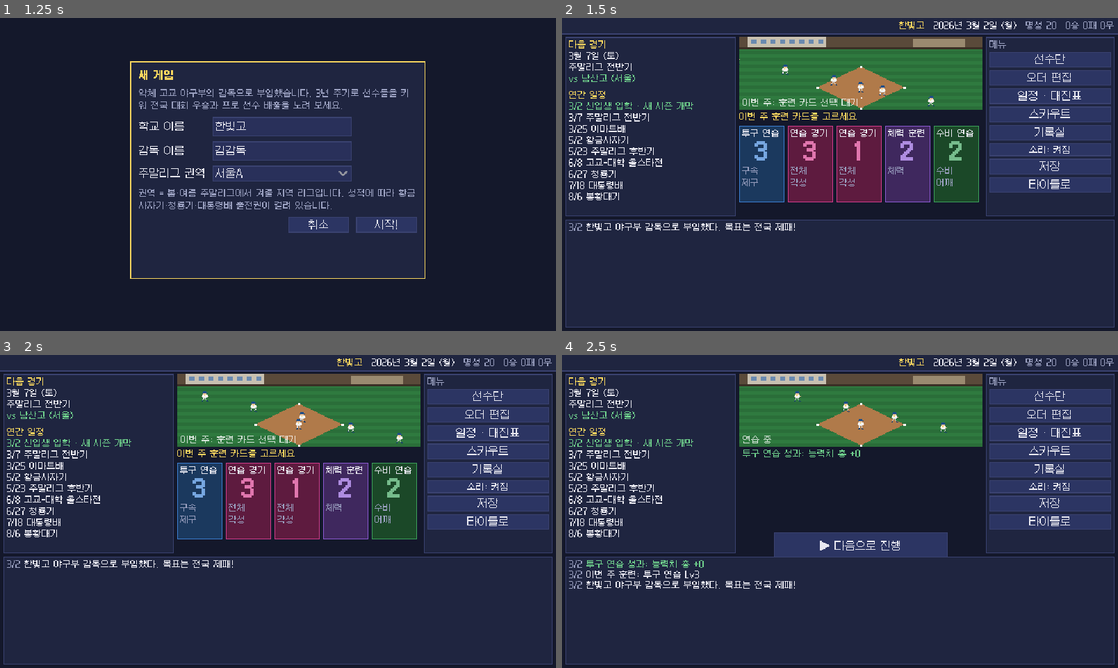
Above: before the commit, frames 1-4 (two rows, left to right).
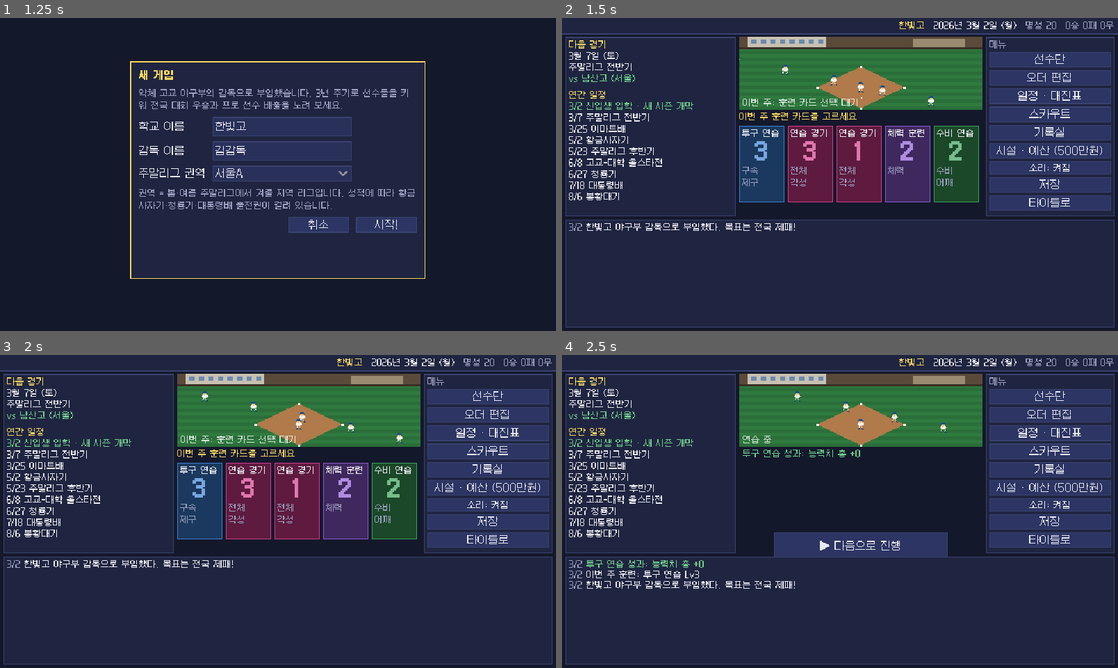
Above: after the commit, the same moments.

Repository: MintSiru/test
Game: Godot game, scene res://scenes/main.tscn
The game is run twice, just before and just after one commit, with the same random seed, the same clock (stepped at 60 frames per second) and the same inputs.
Inputs (mouse positions are in pixels of both pictures, inside the frame that each line leads up to):
- Up to frame 1 (1.25 s): click "새 게임" at 0.5 s
- Up to frame 2 (1.5 s): click "시작!" at 1.25 s
- Up to frame 3 (2 s): no input
- Up to frame 4 (2.5 s): click (762, 502) at 2.02 s

Frame 1 is identical in both runs. In frame 2, 1.7% of the frame differs, in the area x 76-99%, y 40-62%; in frame 3, 1.7%; in frame 4, 1.7%.

Commit message:
시설 · 예산 시스템
- 예산: 매월 후원회 지원금(명성 비례), 전국대회 격려금, 프로 지명 OB 기부금
- 시설 6종(웨이트장, 실내 타격장, 불펜, 그라운드, 기숙사, 전력 분석실) Lv0~3
  성장 배율(+20%/Lv), 부상 위험 감소, 스카우트 효과, 상대 전력·유망주 정보, 미팅 각성 확률
- 기본 성장률 10% 하향: 5년 시뮬레이션에서 시설 투자 시 전국 1위 도달이 1년 빨라지도록 조정
- Godot 시설 화면, 경기 준비 화면 분석실 정보, 웹 확인 UI 시설 탭, 구버전 세이브 호환

Co-Authored-By: Claude Opus 5.5 <noreply@anthropic.com>
Claude-Session: https://claude.ai/code/session_018CxDwMLc1KRy2YJTqnPn7j

Diff:
--- /dev/null
+++ b/game/data/facilities.json
@@ -0,0 +1,16 @@
+{
+ "note": "금액 단위: 만원. 레벨 0~3. growth 는 레벨당 해당 능력치 주간 훈련 성장 배율 증가분",
+ "startBudget": 500,
+ "monthlyBase": 100,
+ "monthlyPerReputation": 4,
+ "prizes": {"우승": 1000, "준우승": 500, "4강": 300, "8강": 150},
+ "draftDonation": 200,
+ "facilities": [
+  {"key": "weight", "name": "웨이트 트레이닝장", "desc": "파워·스태미나 성장", "stats": ["power", "stamina"], "growth": 0.2, "costs": [800, 1600, 3000]},
+  {"key": "cage", "name": "실내 타격 연습장", "desc": "컨택·선구안 성장", "stats": ["contact", "eye"], "growth": 0.2, "costs": [800, 1600, 3000]},
+  {"key": "bullpen", "name": "불펜 · 투구 분석기", "desc": "구속·제구·변화구 성장", "stats": ["velo", "control", "breaking"], "growth": 0.2, "costs": [900, 1800, 3200]},
+  {"key": "ground", "name": "그라운드 정비", "desc": "수비·어깨·주력 성장, 부상 위험 감소", "stats": ["fielding", "arm", "speed"], "growth": 0.2, "costs": [700, 1400, 2600]},
+  {"key": "dorm", "name": "야구부 기숙사", "desc": "스카우트 방문 효과 증가, 피로 회복", "stats": [], "growth": 0, "costs": [1000, 2000, 3500]},
+  {"key": "analysis", "name": "전력 분석실", "desc": "상대 전력·유망주 정보 공개, 작전 미팅 효과", "stats": [], "growth": 0, "costs": [600, 1200, 2400]}
+ ]
+}
--- a/game/scripts/autoload/game.gd
+++ b/game/scripts/autoload/game.gd
@@ -50,6 +50,11 @@
 	if typeof(d) != TYPE_DICTIONARY:
 		return false
 	state = normalize(d)
+	# 이전 버전 세이브 호환: 새로 생긴 항목 기본값
+	if not state.has("budget"):
+		state["budget"] = int(Facilities.data()["startBudget"])
+	if state.get("facilities") == null:
+		state["facilities"] = {}
 	current_match = null
 	return true
 
--- /dev/null
+++ b/game/scripts/core/facilities.gd
@@ -0,0 +1,72 @@
+class_name Facilities
+extends RefCounted
+## 학교 시설과 예산 (web/src/core/facilities.ts 이식, 원본 데이터 data/facilities.json, 금액 단위 만원)
+
+
+static func data() -> Dictionary:
+	return GameData.load_json("facilities")
+
+
+static func defs() -> Array:
+	return data()["facilities"]
+
+
+static func level(state: Dictionary, key: String) -> int:
+	var f = state.get("facilities")
+	if f == null:
+		return 0
+	return int(f.get(key, 0))
+
+
+static func level_of(fac, key: String) -> int:
+	if fac == null:
+		return 0
+	return int(fac.get(key, 0))
+
+
+## 주간 훈련 성장 배율
+static func growth(fac, k: String) -> float:
+	if fac == null:
+		return 1.0
+	var m := 1.0
+	for f in defs():
+		if k in f["stats"]:
+			m += f["growth"] * level_of(fac, f["key"])
+	return m
+
+
+static func upgrade_cost(state: Dictionary, key: String) -> int:
+	for f in defs():
+		if f["key"] == key:
+			var lv := level(state, key)
+			return -1 if lv >= f["costs"].size() else int(f["costs"][lv])
+	return -1
+
+
+static func upgrade(state: Dictionary, key: String) -> bool:
+	var cost := upgrade_cost(state, key)
+	if cost < 0 or int(state.get("budget", 0)) < cost:
+		return false
+	state["budget"] = int(state.get("budget", 0)) - cost
+	if state.get("facilities") == null:
+		state["facilities"] = {}
+	state["facilities"][key] = level(state, key) + 1
+	for f in defs():
+		if f["key"] == key:
+			state["news"].append({"date": state["date"], "kind": "good", "text": "%s Lv%d 완공! (-%d만원)" % [f["name"], state["facilities"][key], cost]})
+	return true
+
+
+static func monthly_income(state: Dictionary) -> void:
+	var d := data()
+	var amt := roundi(d["monthlyBase"] + state["reputation"] * d["monthlyPerReputation"])
+	state["budget"] = int(state.get("budget", 0)) + amt
+	state["news"].append({"date": state["date"], "kind": "info", "text": "후원회 지원금 +%d만원 (예산 %d만원)" % [amt, state["budget"]]})
+
+
+static func add_prize(state: Dictionary, result: String, label: String) -> void:
+	var amt := int(data()["prizes"].get(result, 0))
+	if amt <= 0:
+		return
+	state["budget"] = int(state.get("budget", 0)) + amt
+	state["news"].append({"date": state["date"], "kind": "good", "text": "%s %s 격려금 +%d만원" % [label, result, amt]})
--- a/game/scripts/core/scouting.gd
+++ b/game/scripts/core/scouting.gd
@@ -36,8 +36,8 @@
 		return "스카우트 행동력이 부족하다."
 	state["scoutPoints"] -= 1
 	pr["visits"] += 1
-	pr["revealed"] = mini(3, int(pr["revealed"]) + 1)
-	var gain := roundi(10 + state["reputation"] * 0.15 + rng.irange(0, 8) - pr["visits"] * 1.5)
+	pr["revealed"] = mini(3, int(pr["revealed"]) + 1 + (1 if pr["visits"] == 1 and Facilities.level(state, "analysis") > 0 else 0))
+	var gain := roundi(10 + state["reputation"] * 0.15 + rng.irange(0, 8) - pr["visits"] * 1.5 + 3 * Facilities.level(state, "dorm"))
 	pr["interest"] = clampi(pr["interest"] + maxi(3, gain), 0, 100)
 	return "%s 만나고 왔다. 입학 의향 %d%%" % [Text.josa(PlayerUtil.full_name(pr["player"]), "을/를"), pr["interest"]]
 
--- a/game/scripts/core/season.gd
+++ b/game/scripts/core/season.gd
@@ -188,6 +188,8 @@
 
 static func _day_start_events(state: Dictionary, rng: Rng) -> void:
 	var d: String = state["date"]
+	if d.ends_with("-01"):
+		Facilities.monthly_income(state)
 	for ev in Cal.year_events(state["year"]):
 		if ev["date"] != d:
 			continue
@@ -238,6 +240,10 @@
 	var roster := WorldGen.team_players(state, state["userTeamId"])
 	for p in state["players"].values():
 		Training.weekly_condition(p, rng)
+	var dorm := Facilities.level(state, "dorm")
+	if dorm > 0:
+		for p in roster:
+			p["fatigue"] = maxf(0.0, p["fatigue"] - 5 * dorm)
 	var ev := WeeklyEvents.roll(state, roster, rng)
 	if ev.has("news"):
 		state["news"].append(ev["news"])
@@ -271,7 +277,7 @@
 	var eff := card.duplicate()
 	eff["value"] = card["value"] * bonus
 	for p in WorldGen.team_players(state, state["userTeamId"]):
-		Training.train_player(p, eff, state["pros"], rng, report)
+		Training.train_player(p, eff, state["pros"], rng, report, false, state.get("facilities"))
 	state.erase("trainingBonus")
 	if card["kind"] == "scout":
 		state["scoutPoints"] = mini(8, int(state["scoutPoints"]) + 2)
@@ -383,6 +389,7 @@
 			if r != "" and (comp.get("champion") != null or res["winner"] != u):
 				comp["userResult"] = r
 				var def := Cal.comp_def(comp["key"])
+				Facilities.add_prize(state, r, def["short"])
 				if r == "우승":
 					state["reputation"] = clampi(state["reputation"] + int(def["repWin"]), 0, 100)
 					state["popups"].append({"kind": "good", "title": "%s 우승!" % def["short"], "body": "%s, %s 우승!!\n전국에 이름을 떨쳤다. (명성 +%d)" % [WorldGen.user_team(state)["name"], def["name"], def["repWin"]]})
@@ -515,6 +522,7 @@
 				line += "\n   ★ 동경하던 %s 같은 유니폼을 입게 됐다! \"%s 선배, 이제 동료예요!\"" % [Text.josa(Idol.pro_name(idol), "과/와"), idol["given"]]
 			lines.append(line)
 			state["reputation"] = clampi(state["reputation"] + (6 if rnd == 1 else (4 if rnd <= 3 else 2)), 0, 100)
+			state["budget"] = int(state.get("budget", 0)) + int(Facilities.data()["draftDonation"])
 			state["pros"].append({"id": "pro" + WorldGen.uid(state, "x"), "sur": p["sur"], "given": p["given"], "teamId": team["id"], "pos": p["pos"],
 				"style": _style_from_player(p), "number": rng.irange(1, 99), "birthYear": int(state["year"]) - 18, "line": "신인", "alumniOf": state["userTeamId"]})
 	if not picks.is_empty():
--- a/game/scripts/core/training.gd
+++ b/game/scripts/core/training.gd
@@ -54,7 +54,7 @@
 
 
 static func growth_mult(p: Dictionary, k: String, pros: Array) -> float:
-	var m: float = 0.6 + p["talent"] * 0.18
+	var m: float = (0.6 + p["talent"] * 0.18) * 0.9
 	match p["personality"]:
 		"노력파": m *= 1.15
 		"천재": m *= 1.08
@@ -131,7 +131,7 @@
 
 
 ## 한 주 훈련 적용. report: {gains, injuries, awakenings} (없으면 null)
-static func train_player(p: Dictionary, card: Dictionary, pros: Array, rng: Rng, report = null, cpu := false) -> void:
+static func train_player(p: Dictionary, card: Dictionary, pros: Array, rng: Rng, report = null, cpu := false, fac = null) -> void:
 	var info: Dictionary = CARD_INFO[card["kind"]]
 	var is_p: bool = p["pos"] == "P"
 	var dist: Dictionary = info["pitcher"] if is_p else info["batter"]
@@ -140,7 +140,7 @@
 		p["fatigue"] = clampf(p["fatigue"] - 15, 0, 100)
 		return
 	for k in dist:
-		var g := apply_exp(p, k, card["value"] * dist[k] * 1.1, growth_mult(p, k, pros), rng)
+		var g := apply_exp(p, k, card["value"] * dist[k] * 1.1, growth_mult(p, k, pros) * Facilities.growth(fac, k), rng)
 		if g:
 			gains[k] = gains.get(k, 0) + g
 	var focus_mul := 1.0
@@ -150,14 +150,14 @@
 		focus_mul = 0.2
 	var fs := focus_stats(p)
 	for k in fs:
-		var g2 := apply_exp(p, k, 1.3 * fs[k] * focus_mul, growth_mult(p, k, pros), rng)
+		var g2 := apply_exp(p, k, 1.3 * fs[k] * focus_mul, growth_mult(p, k, pros) * Facilities.growth(fac, k), rng)
 		if g2:
 			gains[k] = gains.get(k, 0) + g2
 	var fat_mul: float = 1.0 if card["kind"] == "rest" else 0.6 + card["value"] * 0.12
 	p["fatigue"] = clampf(p["fatigue"] + info["fatigue"] * fat_mul, 0, 100)
 	if card["kind"] == "rest" and rng.chance(0.5 + card["value"] * 0.08):
 		p["cond"] = clampi(p["cond"] + 1, -2, 2)
-	var risk: float = maxf(0.0, p["fatigue"] - 60) * 0.004 + (0.01 if card["kind"] == "special" else 0.0)
+	var risk: float = (maxf(0.0, p["fatigue"] - 60) * 0.004 + (0.01 if card["kind"] == "special" else 0.0)) * (1.0 - 0.2 * Facilities.level_of(fac, "ground"))
 	if not cpu and rng.chance(risk):
 		p["injury"] = rng.irange(5, 25)
 		if report != null:
@@ -167,6 +167,8 @@
 		awaken_p = 0.02 + card["value"] * 0.004
 	elif card["kind"] == "meeting":
 		awaken_p = 0.03 + card["value"] * 0.006
+	if card["kind"] == "meeting":
+		awaken_p *= 1.0 + 0.25 * Facilities.level_of(fac, "analysis")
 	if awaken_p > 0 and rng.chance(awaken_p * (0.6 + p["talent"] * 0.15)):
 		var pool := GameData.abilities().filter(func(a): return a["good"] and a["forPitcher"] == is_p and not a["id"] in p["abilities"])
 		if not pool.is_empty():
--- a/game/scripts/core/world_gen.gd
+++ b/game/scripts/core/world_gen.gd
@@ -47,6 +47,7 @@
 		"teams": {}, "players": {}, "proTeams": GameData.pros()["teams"].duplicate(true), "pros": create_pros(rng, year),
 		"competitions": [], "hand": [], "weekTrained": false, "scoutPoints": 0, "prospects": [], "news": [], "popups": [],
 		"history": [], "alumni": [], "settings": {"speed": 2, "pauseMode": "pa", "sound": true}, "nextId": 1,
+		"budget": int(Facilities.data()["startBudget"]), "facilities": {},
 	}
 	var colors: Array = GameData.schools()["teamColors"]
 	var color_idx := 0
--- a/game/scripts/main.gd
+++ b/game/scripts/main.gd
@@ -10,6 +10,7 @@
 	"schedule": "res://scripts/ui/screens/schedule_screen.gd",
 	"scout": "res://scripts/ui/screens/scout_screen.gd",
 	"records": "res://scripts/ui/screens/records_screen.gd",
+	"facilities": "res://scripts/ui/screens/facilities_screen.gd",
 	"prematch": "res://scripts/ui/screens/prematch_screen.gd",
 	"match": "res://scripts/ui/screens/match_screen.gd",
 }
--- /dev/null
+++ b/game/scripts/ui/screens/facilities_screen.gd
@@ -0,0 +1,54 @@
+extends BaseScreen
+## 시설 · 예산: 후원금·상금으로 시설을 증축해 성장·스카우트를 강화한다
+
+var list: VBoxContainer
+var head: Label
+
+
+func setup(_p := {}) -> void:
+	add_top_bar("시설 · 예산")
+	head = UI.label("", UI.ACCENT)
+	UI.place(head, 6, 22, 628, 14)
+	add_child(head)
+	var info := UI.label("", UI.DIM, true)
+	UI.place(info, 6, 38, 628, 12)
+	add_child(info)
+	var d := Facilities.data()
+	var prizes := []
+	for k in d["prizes"]:
+		prizes.append("%s %d" % [k, d["prizes"][k]])
+	info.text = "수입: 매월 1일 후원회 지원금 (%d + 명성×%d) · 전국대회 격려금 (%s) · 프로 지명 OB 기부 %d  (단위 만원)" % [d["monthlyBase"], d["monthlyPerReputation"], ", ".join(prizes), d["draftDonation"]]
+	var p := UI.panel()
+	UI.place(p, 4, 54, 632, 302)
+	add_child(p)
+	list = UI.vbox(4)
+	p.add_child(UI.scroll(list))
+	_fill()
+
+
+func _fill() -> void:
+	var s := st()
+	head.text = "예산 %d만원   ·   이번 달 후원금 약 %d만원" % [int(s.get("budget", 0)), roundi(Facilities.data()["monthlyBase"] + s["reputation"] * Facilities.data()["monthlyPerReputation"])]
+	UI.clear(list)
+	for f in Facilities.defs():
+		var key: String = f["key"]
+		var lv := Facilities.level(s, key)
+		var row := UI.hbox(8)
+		var v := UI.vbox(0)
+		v.custom_minimum_size.x = 440
+		row.add_child(v)
+		var pips := "■".repeat(lv) + "□".repeat(f["costs"].size() - lv)
+		v.add_child(UI.label("%s  %s  Lv%d" % [f["name"], pips, lv], UI.ACCENT if lv > 0 else UI.TEXT))
+		var eff: String = f["desc"]
+		if f["growth"] > 0:
+			eff += "  (현재 성장 +%d%%, 다음 +%d%%)" % [roundi(f["growth"] * lv * 100), roundi(f["growth"] * mini(lv + 1, 3) * 100)]
+		v.add_child(UI.label(eff, UI.DIM, true))
+		var cost := Facilities.upgrade_cost(s, key)
+		var b := UI.button("증축 (%d만원)" % cost if cost >= 0 else "최고 레벨", func():
+			if Facilities.upgrade(s, key):
+				Game.sfx("fanfare", -6.0)
+				Game.save_game()
+			_fill(), 150)
+		b.disabled = cost < 0 or int(s.get("budget", 0)) < cost
+		row.add_child(b)
+		list.add_child(row)
--- a/game/scripts/ui/screens/hub_screen.gd
+++ b/game/scripts/ui/screens/hub_screen.gd
@@ -56,6 +56,7 @@
 	var sp: int = st()["scoutPoints"]
 	menu.add_child(UI.button("스카우트 (행동력 %d)" % sp if not st()["prospects"].is_empty() else "스카우트", func(): Game.goto("scout")))
 	menu.add_child(UI.button("기록실", func(): Game.goto("records")))
+	menu.add_child(UI.button("시설 · 예산 (%d만원)" % int(st().get("budget", 0)), func(): Game.goto("facilities")))
 	var snd: bool = st()["settings"].get("sound", true)
 	menu.add_child(UI.button("소리: 켜짐" if snd else "소리: 꺼짐", func():
 		st()["settings"]["sound"] = not st()["settings"].get("sound", true)
--- a/game/scripts/ui/screens/prematch_screen.gd
+++ b/game/scripts/ui/screens/prematch_screen.gd
@@ -53,6 +53,16 @@
 	var ts = Lineup.pick_starter(theirs, fixture["date"], [])
 	if ts != null:
 		rv.add_child(UI.label("예상 선발: %s %dkm 제구 %s" % [PlayerUtil.full_name(ts), ts["r"]["velo"], PlayerUtil.letter(ts["r"]["control"])], UI.TEXT, true))
+	var an := Facilities.level(s, "analysis")
+	if an >= 1:
+		var staff := theirs.filter(func(p): return p["pos"] == "P")
+		staff.sort_custom(func(a, b): return Lineup.starter_score(a) > Lineup.starter_score(b))
+		var names := []
+		for p in staff.slice(0, 4):
+			names.append("%s %dkm%s" % [p["given"], p["r"]["velo"], "" if Lineup.can_pitch_on(p, fixture["date"]) else "(휴식)"])
+		rv.add_child(UI.wrap_label("[분석실] 투수진: " + ", ".join(names), 236, UI.DIM, true))
+	if an < 1:
+		rv.add_child(UI.label("(전력 분석실을 지으면 더 자세히 볼 수 있다)", UI.DIM, true))
 	rv.add_child(UI.label("주요 타자", UI.ACCENT, true))
 	var hitters := theirs.filter(func(p): return p["pos"] != "P")
 	hitters.sort_custom(func(a, b): return PlayerUtil.bat_value(a["r"]) > PlayerUtil.bat_value(b["r"]))
@@ -61,6 +71,8 @@
 		var idol := Idol.idol_of(s, p)
 		rv.add_child(UI.label("%s %s 컨%s 파%s 주%s%s" % [PlayerUtil.POS_SHORT[p["pos"]], PlayerUtil.full_name(p), PlayerUtil.letter(pr["contact"]), PlayerUtil.letter(pr["power"]), PlayerUtil.letter(pr["speed"]),
 			(" ♥" + idol["given"]) if not idol.is_empty() else ""], UI.TEXT, true))
+		if an >= 2 and not p["abilities"].is_empty():
+			rv.add_child(UI.label("    " + ", ".join(p["abilities"].map(func(a): return GameData.ability_name(a))), UI.GOOD, true))
 
 	var row := UI.hbox(8)
 	UI.place(row, 4, 334, 632, 20)
Not shown, added: game/scripts/core/facilities.gd.uid
Not shown, added: game/scripts/ui/screens/facilities_screen.gd.uid
Not shown, added: web/src/core/facilities.ts
Not shown, changed: web/src/core/scouting.ts
Not shown, changed: web/src/core/season.ts
Not shown, changed: web/src/core/training.ts
Not shown, changed: web/src/core/types.ts
Not shown, changed: web/src/core/world.ts
Not shown, changed: web/src/main.ts
